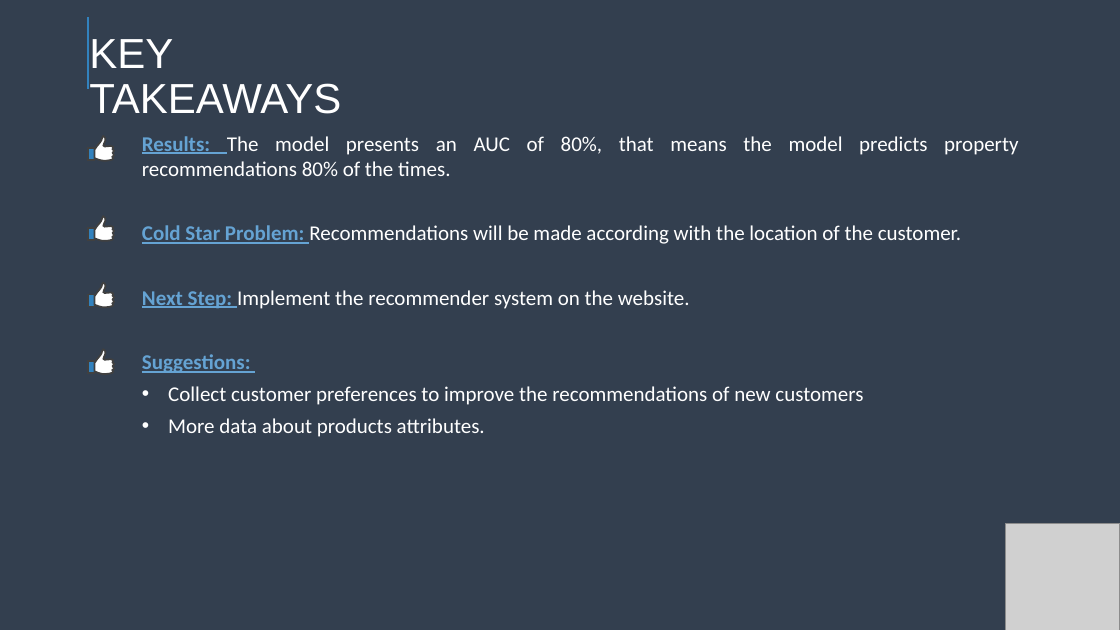
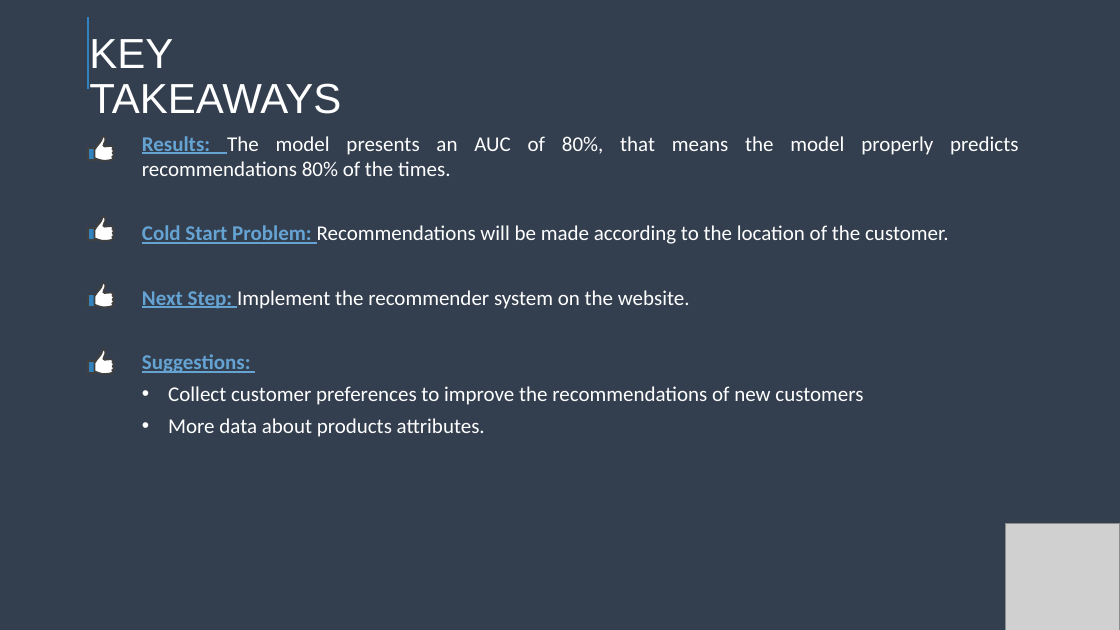
Before and after one commit to Debs86/Business_Cases_Projects, a slide deck: slide 6 of BC4/BC4 RECOMMENDER SYSTEM 03.05.pptx. Drawn at 1120x630 pixels with LibreOffice and Linux fonts; fonts in the diff are those of the drawing; grey boxes stand for pictures. Boxes give left, top, right and bottom in pixels: in the first picture for what was removed or moved away, otherwise in the second. Text is boxed around its words. In the diff, an @@ line names an element or a change of style, - is before the commit and + after.

```diff
--- a/BC4/BC4 RECOMMENDER SYSTEM 03.05.pptx
+++ b/BC4/BC4 RECOMMENDER SYSTEM 03.05.pptx
@@ text at <box>142,136,1018,244</box>: text changed @@
-Results: The model presents an AUC of 80%, that means the model predicts property recommendations 80% of the times.
-Cold Star Problem: Recommendations will be made according with the location of the customer.
+Results: The model presents an AUC of 80%, that means the model properly predicts recommendations 80% of the times.
+Cold Start Problem: Recommendations will be made according to the location of the customer.
```
Also in this commit, not shown: 1 other slide changed.
